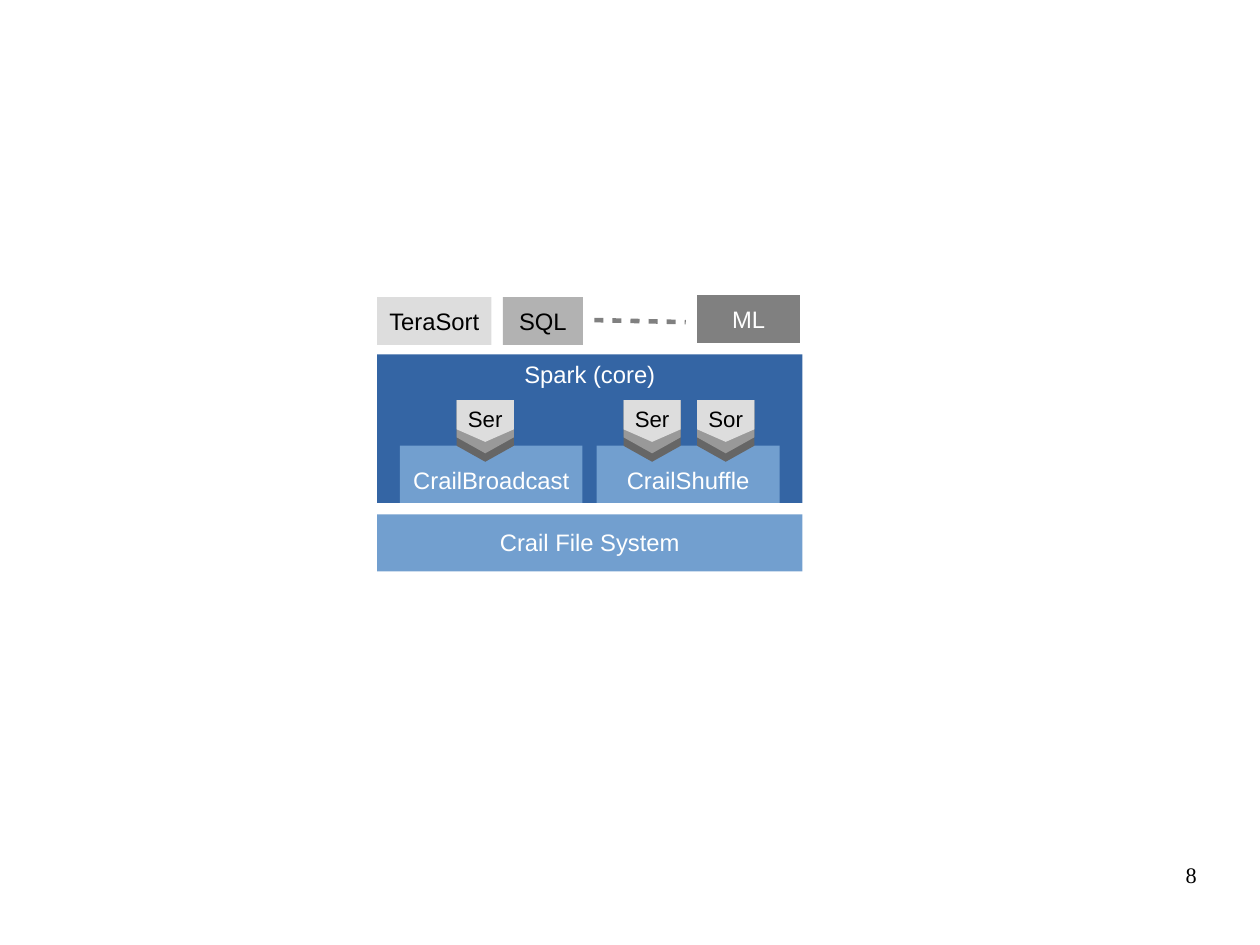
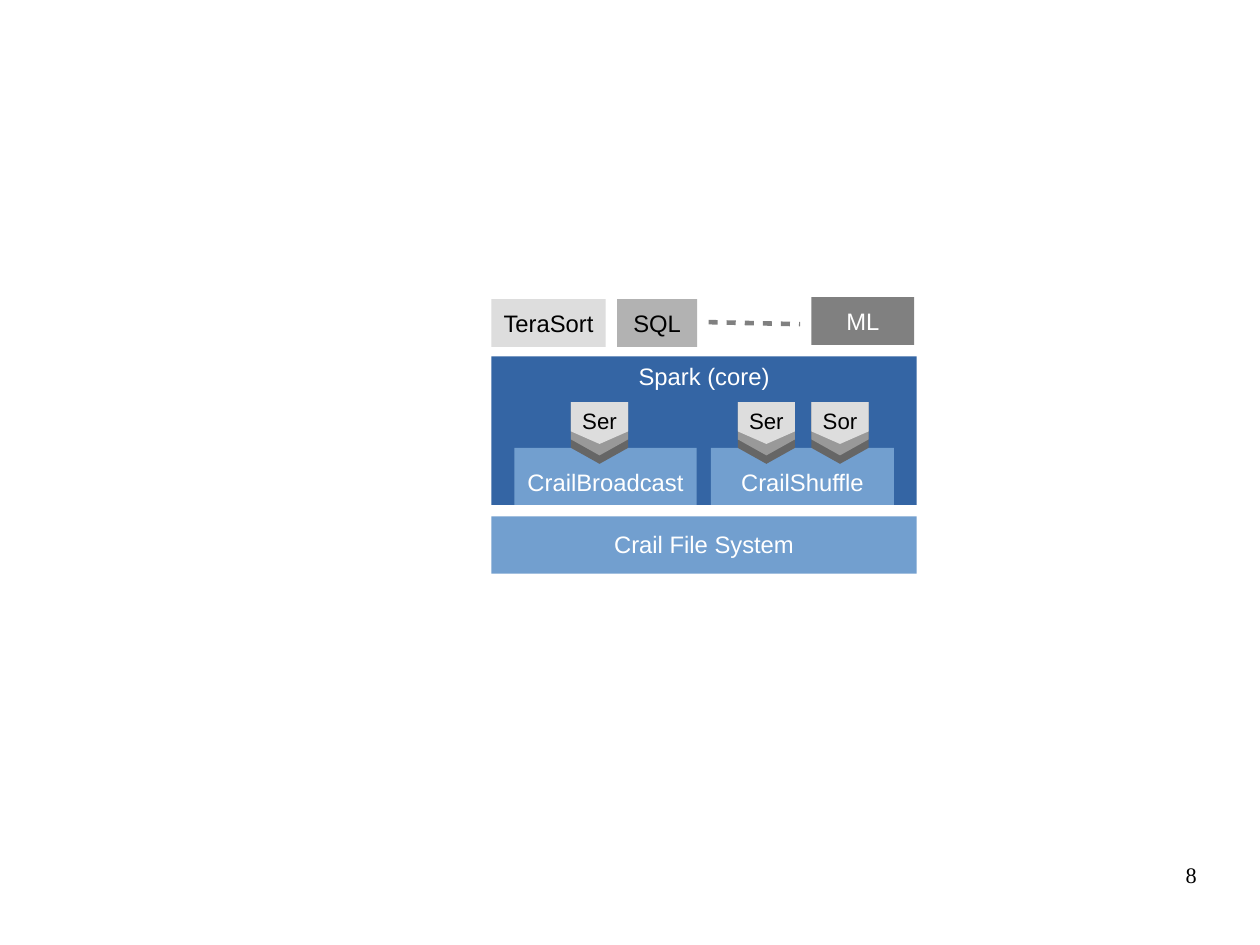
Before and after one commit to apache/incubator-crail-website, a slide deck: slide 8 of _graphix/website.odp. Drawn at 1260x945 pixels with LibreOffice and Linux fonts; fonts in the diff are those of the drawing; background and template pictures are left out. Boxes give left, top, right and bottom in pixels: in the first picture for what was removed or moved away, otherwise in the second. Text is boxed around its words. In the diff, an @@ line names an element or a change of style, - is before the commit and + after.

```diff
--- a/_graphix/website.odp
+++ b/_graphix/website.odp
@@ 3 rectangles, 1 text: place and size @@
-3 rectangles, 1 text at [377,297,803,503]
+3 rectangles, 1 text at [492,300,917,505]
@@ 9 freeform shapes, 6 texts, 4 rectangles, 1 line: place and size @@
-9 freeform shapes, 6 texts, 4 rectangles, 1 line at [377,295,803,572]
+9 freeform shapes, 6 texts, 4 rectangles, 1 line at [492,297,917,574]
```
Also in this commit, not shown: 1 other file.
